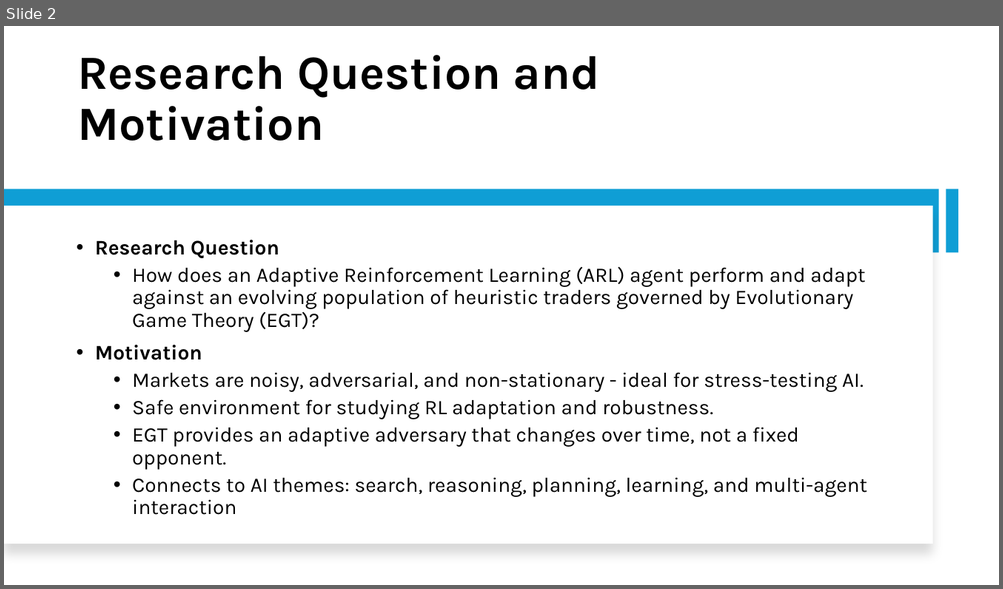
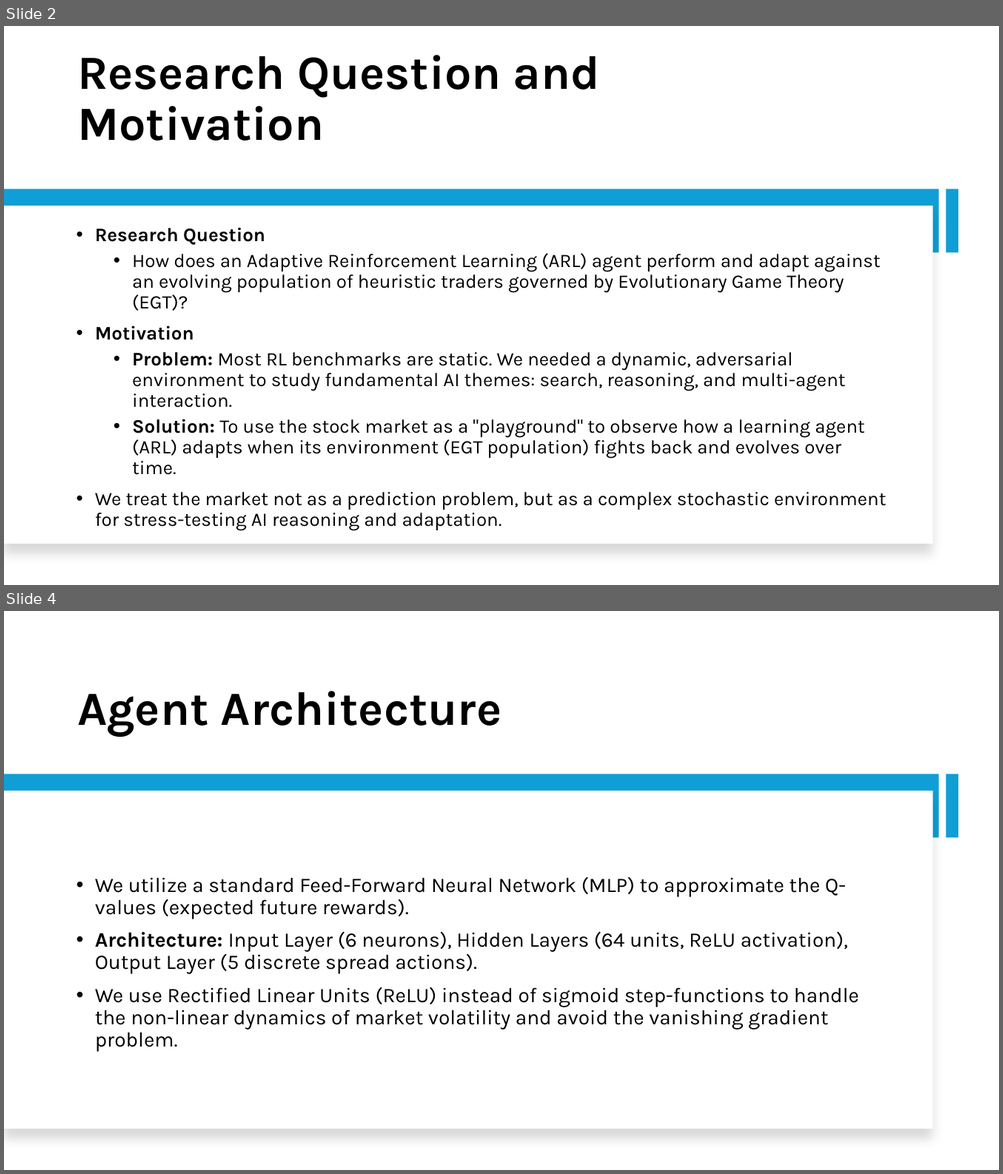
Before and after one commit to Srithwak/Coevolutionary_ARL_vs_EGT_agents_research, a slide deck: presentation.pptx. Shown one above the other, each under a label of ours: slide 2 before the commit, slides 2 and 4 after it; the slides between them are not shown. The pictures are 1003x589 and 1003x1174 pixels, drawn with LibreOffice and Linux fonts; fonts in the diff are those of the drawing. Boxes give left, top, right and bottom in pixels: in the first picture for what was removed or moved away, otherwise in the second. Text is boxed around its words. In the diff, an @@ line names an element or a change of style, - is before the commit and + after.

```diff
--- a/presentation.pptx
+++ b/presentation.pptx
@@ slide 4 added at (4, 611, 999, 1170), background #FFFFFF @@
@@ title added at (77, 691, 501, 737), 46 pt, text #000000, bold @@
+Agent Architecture
@@ rectangle added at (4, 775, 939, 838), fill #0F9ED5 @@
@@ rectangle added at (945, 775, 959, 838), fill #0F9ED5 @@
@@ rectangle added at (4, 791, 933, 1130), fill #FFFFFF @@
@@ text added at (95, 877, 859, 1052), 20 pt, text #000000 @@
+• We utilize a standard Feed-Forward Neural Network (MLP) to approximate the Q-values (expected future rewards).
+• Architecture: Input Layer (6 neurons), Hidden Layers (64 units, ReLU activation), Output Layer (5 discrete spread actions).
+• We use Rectified Linear Units (ReLU) instead of sigmoid step-functions to handle the non-linear dynamics of market volatility and avoid the vanishing gradient problem.
@@ slide 2 changed as well @@
@@ text at (95, 227, 880, 340): size 20 to 18.5 pt in "Research Question", "How does an Adaptive Reinforcement Learning (ARL) ...", "Motivation" @@
@@ text at (95, 352, 886, 531): text changed; size 20 to 18.5 pt @@
-  • Markets are noisy, adversarial, and non-stationary - ideal for stress-testing AI.
-  • Safe environment for studying RL adaptation and robustness.
-  • EGT provides an adaptive adversary that changes over time, not a fixed opponent.
-  • Connects to AI themes: search, reasoning, planning, learning, and multi-agent interaction
+  • Problem: Most RL benchmarks are static. We needed a dynamic, adversarial environment to study fundamental AI themes: search, reasoning, and multi-agent interaction.
+  • Solution: To use the stock market as a "playground" to observe how a learning agent (ARL) adapts when its environment (EGT population) fights back and evolves over time.
+• We treat the market not as a prediction problem, but as a complex stochastic environment for stress-testing AI reasoning and adaptation.
```
Also in this commit, not shown: 4 other slides changed, 8 other slides added, 9 slides removed, 52 other files.
